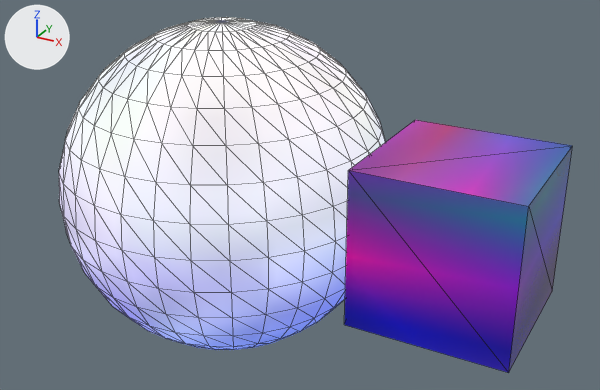
What one commit did to the glTF model example/assets/index.gltf.
Before and after are seen from a camera (50 mm lens) standing at (375.0, -552.0, 281.0) and looking at (79.0, -14.0, 12.0). Lighting does not change. The marker at upper left points along +X, +Y and +Z. Mesh edges are drawn as thin lines. Where no turn or scale is listed for an object, it has been applied to the vertices. Vertices at the same position are counted once.

The older version as bpy lines, for what is in view:
```python
mat_vaporgradient_002 = principled_material('vaporgradient.002')
mat_vaporgradient_002.texture = img_colors
mat_vaporgradient_002.roughness = 0.0
me_cube_003 = bpy.data.meshes.new('Cube.003')
me_cube_003.from_pydata(...)  # a box spanning x -1.0..1.0, y -1.0..1.0, z -1.0..1.0
me_cube_003.materials.append(mat_vaporgradient_002)  # picture img_colors
me_sphere_003 = bpy.data.meshes.new('Sphere.003')
me_sphere_003.from_pydata(...)  # a UV sphere (32 segments, 16 rings, poles along z) spanning x -1.0..1.0, y -1.0..1.0, z -1.0..1.0
me_sphere_003.materials.append(mat_sky)
ob_world1 = bpy.data.objects.new('world1', me_sphere_003)
ob_world1.location = (0.0, 0.0, 0.0)
ob_world1.rotation_euler = (0.0, 0.0, 0.00157)  # degrees (0, 0, 0.1)
ob_world1.scale = (141.0, 141.0, 141.0)
ob_world2 = bpy.data.objects.new('world2', me_cube_003)
ob_world2.location = (207.4, 0.0, 0.0)
ob_world2.scale = (63.2, 63.2, 63.2)
```
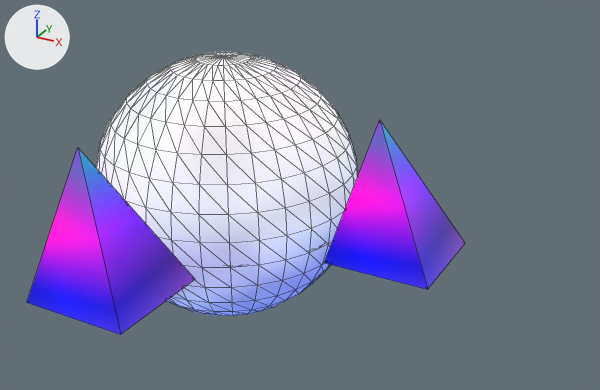
Where the change shows, as pixel boxes [x1, y1, x2, y2] in the pictures (600 x 390 px):
```json
{"object": "world1", "change": "mesh rescaled", "before": [59, 17, 385, 350], "after": [95, 52, 358, 316], "on screen": "19% narrower, 21% shorter"}
{"object": "world2", "change": "surface changed, reshaped, moved", "before": [344, 120, 573, 373], "after": [324, 120, 465, 289], "on screen": "38% narrower, 33% shorter"}
{"object": "world3", "change": "added", "after": [27, 148, 195, 335]}
{"part": 2, "of": "me_cube_003", "change": "cut back", "before": [344, 120, 573, 373], "after": [27, 120, 465, 335]}
```

The change, as JSON lines over the scene's bpy script:
```json
{"block": "mat_vaporgradient_002", "where": "n0 = _N.new('ShaderNodeBsdfPrincipled'); n0.name = 'Principled BSDF'"}
{"op": "add", "block": "mat_vaporgradient_002", "code": "n0.inputs[28].default_value = 1.0  # 'Emission Strength'"}
{"op": "add", "block": "mat_vaporgradient_002", "code": "n3 = _N.new('ShaderNodeTexImage'); n3.name = 'Image Texture.001'"}
{"op": "add", "block": "mat_vaporgradient_002", "code": "n3.image = img_colors"}
{"block": "mat_vaporgradient_002", "where": "n2 = _N.new('ShaderNodeTexImage'); n2.name = 'Image Texture'"}
{"op": "remove", "block": "mat_vaporgradient_002", "code": "_L.new(n2.outputs[0], n0.inputs[0])  # 'Color' to 'Base Color'"}
{"op": "add", "block": "mat_vaporgradient_002", "code": "_L.new(n2.outputs[0], n0.inputs[27])  # 'Color' to 'Emission Color'"}
{"op": "add", "block": "mat_vaporgradient_002", "code": "_L.new(n3.outputs[0], n0.inputs[0])  # 'Color' to 'Base Color'"}
{"block": "me_sphere_003", "where": "me_sphere_003.from_pydata(...)  # 482 vertices, 960 faces; spans x -1.0..1.0, y -1.0..1.0, z -1.0..1.0"}
{"block": "me_sphere_003", "where": "# used by ob_world1; location = (0.0, 0.0, 0.0); rotation_euler = (0.0, 0.0, 0.00157), in degrees (0, 0, 0.1); scale = (141.0, 141.0, 141.0)"}
{"block": "me_sphere_003", "change": "me_sphere_003 part 1: the whole mesh is scaled about its middle by 0.799"}
{"block": "me_cube_003", "where": "# used by ob_world2; location = (207.4, 0.0, 0.0); scale = (63.2, 63.2, 63.2)"}
{"op": "remove", "block": "me_cube_003", "code": "me_cube_003.from_pydata(...)  # 8 vertices, 12 faces; spans x -1.0..1.0, y -1.0..1.0, z -1.0..1.0"}
{"op": "add", "block": "me_cube_003", "code": "me_cube_003.from_pydata(...)  # 5 vertices, 6 faces; spans x -0.66..0.68, y -0.67..0.67, z -0.43..1.28"}
{"block": "me_cube_003", "change": "me_cube_003 part 2: the whole mesh is rebuilt"}
{"block": "me_cube_003", "change": "me_cube_003 part 3: the surface is now shaded smooth"}
{"op": "set", "path": "ob_world2.location", "old": "(207.4, 0.0, 0.0)", "new": "(157.8, 0.0, 0.0)"}
{"op": "add", "block": "ob_world3", "code": ["ob_world3 = bpy.data.objects.new('world3', me_cube_003)", "ob_world3.location = (0.0, -154.6, 0.0)", "ob_world3.scale = (63.2, 63.2, 63.2)"]}
```
